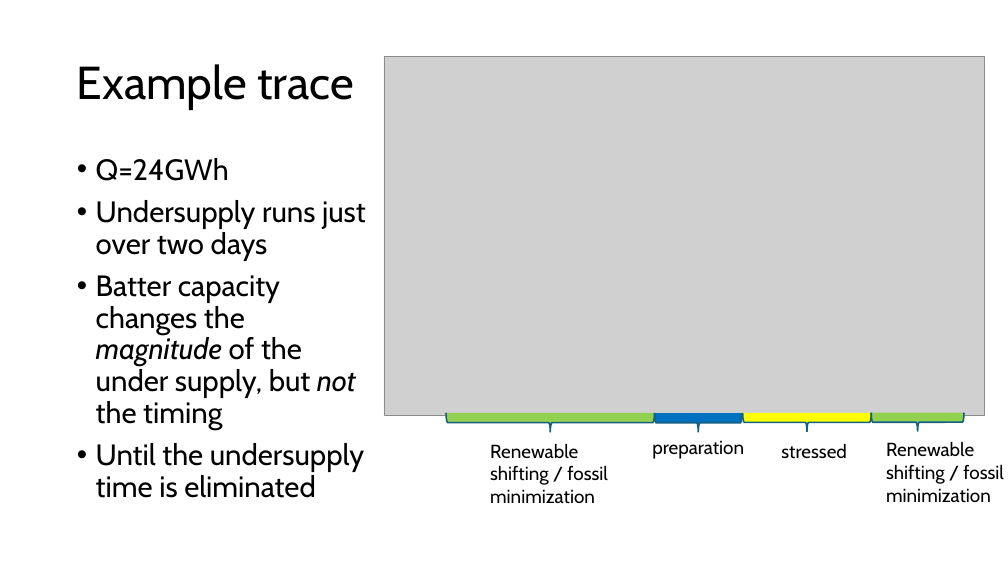
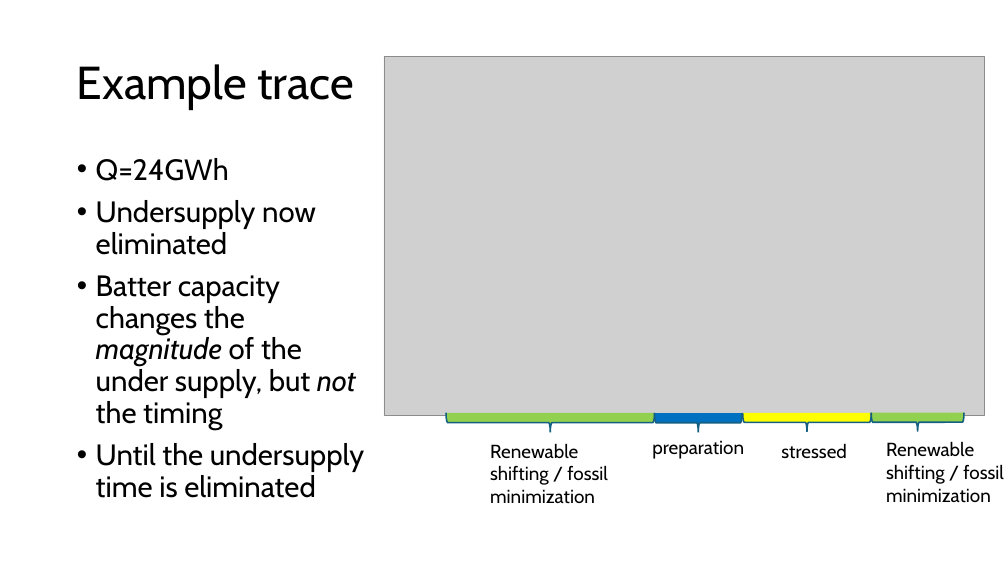
Before and after one commit to slacgismo/regrow, a slide deck: slide 5 of battery_control/abnormal_heatwave_smoke_test.pptx. Drawn at 1008x567 pixels with LibreOffice and Linux fonts; fonts in the diff are those of the drawing; grey boxes stand for pictures. Boxes give left, top, right and bottom in pixels: in the first picture for what was removed or moved away, otherwise in the second. Text is boxed around its words. In the diff, an @@ line names an element or a change of style, - is before the commit and + after.

Commit message:
slide edit

```diff
--- a/battery_control/abnormal_heatwave_smoke_test.pptx
+++ b/battery_control/abnormal_heatwave_smoke_test.pptx
@@ text at (96, 200, 316, 255): text changed @@
-• Undersupply runs just over two days
+• Undersupply now eliminated
```
